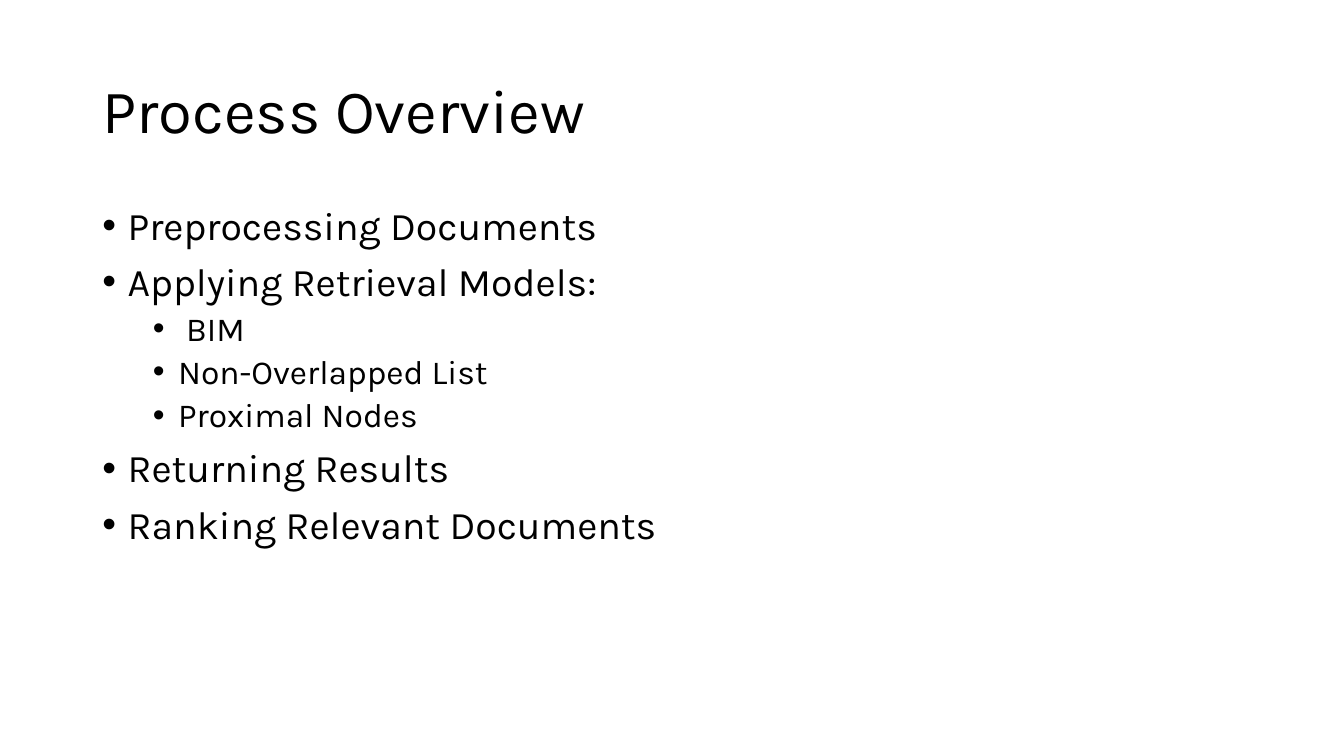
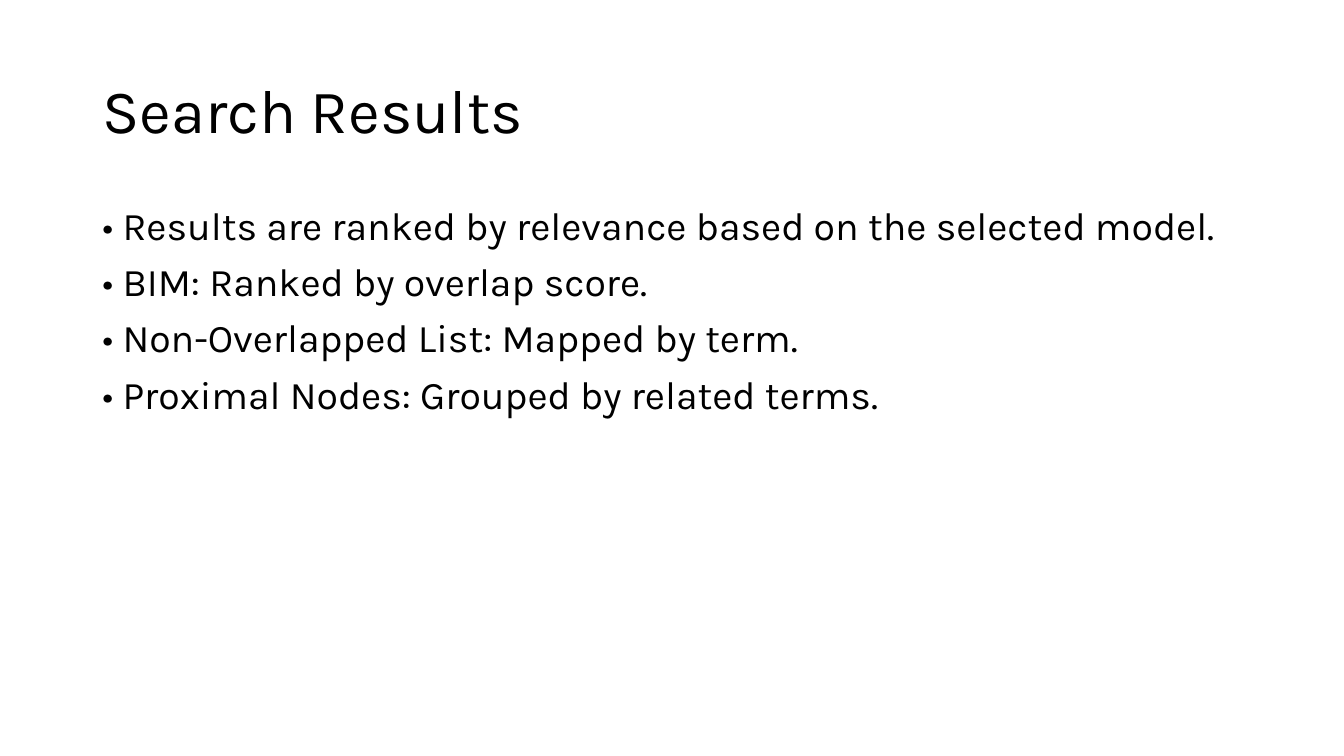
Before and after one commit to AbdulMateenzwl/Information-Retrieval, a slide deck: slide 8 of Assignment 3/Report.pptx (slide 5 before the commit). Drawn at 1344x756 pixels with LibreOffice and Linux fonts; fonts in the diff are those of the drawing. Boxes give left, top, right and bottom in pixels: in the first picture for what was removed or moved away, otherwise in the second. Text is boxed around its words. In the diff, an @@ line names an element or a change of style, - is before the commit and + after.

```diff
--- a/Assignment 3/Report.pptx
+++ b/Assignment 3/Report.pptx
@@ title at (x1=102, y1=91, x2=523, y2=134): text changed @@
-Process Overview
+Search Results
@@ text at (x1=123, y1=213, x2=1214, y2=419): text changed @@
-• Preprocessing Documents
-• Applying Retrieval Models:
-  • BIM
-  • Non-Overlapped List
-  • Proximal Nodes
-• Returning Results
-• Ranking Relevant Documents
+• Results are ranked by relevance based on the selected model.
+• BIM: Ranked by overlap score.
+• Non-Overlapped List: Mapped by term.
+• Proximal Nodes: Grouped by related terms.
```
Also in this commit, not shown: 10 other slides changed, 2 slides added, 4 slides removed, 33 other files.
